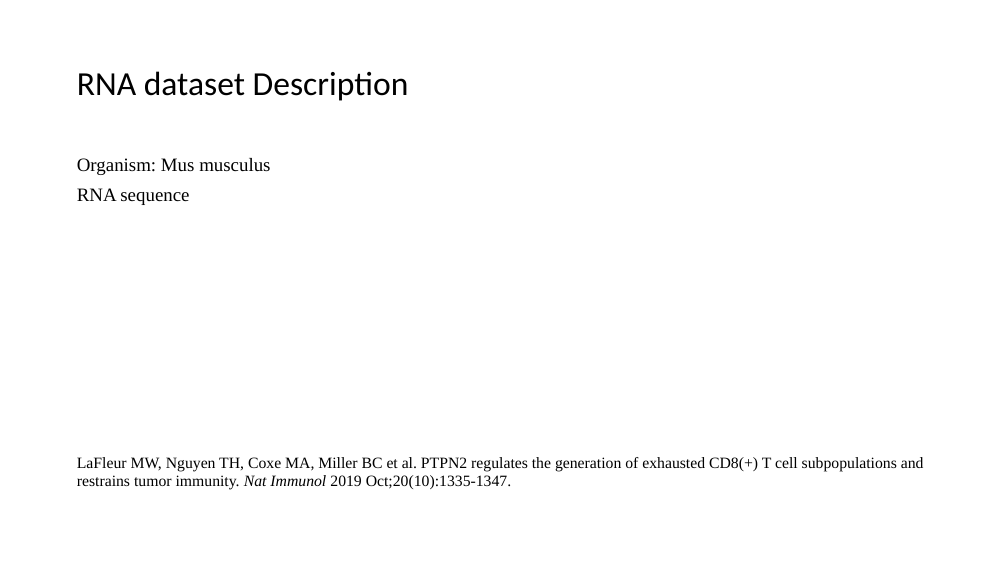
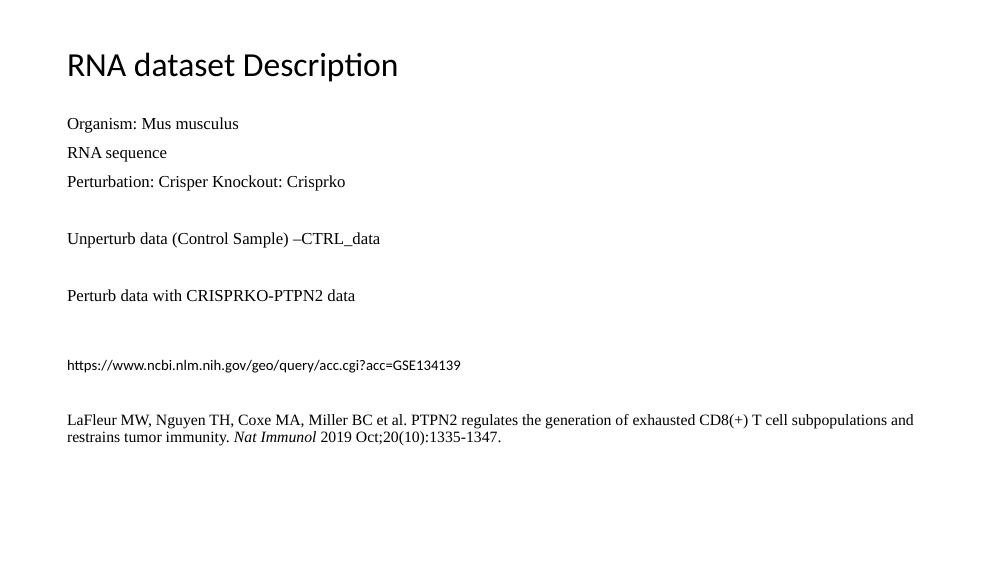
Before and after one commit to boabangf/GNN_RL_gene_trajectory_perturbation, a slide deck: slide 8 of ppt slides for omic codeathon (1).pptx (slide 9 before the commit). Drawn at 1008x567 pixels with LibreOffice and Linux fonts; fonts in the diff are those of the drawing. Boxes give left, top, right and bottom in pixels: in the first picture for what was removed or moved away, otherwise in the second. Text is boxed around its words. In the diff, an @@ line names an element or a change of style, - is before the commit and + after.

```diff
--- a/ppt slides for omic codeathon (1).pptx
+++ b/ppt slides for omic codeathon (1).pptx
@@ title "RNA dataset Description": place and size @@
-title "RNA dataset Description" at box(77, 71, 409, 101)
+title "RNA dataset Description" at box(67, 52, 399, 82)
@@ text "Organism: Mus musculus": place and size @@
-text "Organism: Mus musculus" at box(77, 158, 924, 489)
+text "Organism: Mus musculus" at box(67, 117, 914, 446)
@@ text at box(67, 117, 239, 162): size 18 to 16 pt in "Organism: Mus musculus", "RNA sequence" @@
@@ text at box(67, 175, 461, 373): paragraphs added @@
+Perturbation: Crisper Knockout: Crisprko
+Unperturb data (Control Sample) –CTRL_data
+Perturb data with CRISPRKO-PTPN2 data
+https://www.ncbi.nlm.nih.gov/geo/query/acc.cgi?acc=GSE134139
```
Also in this commit, not shown: 5 other slides changed, 2 slides added, 2 slides removed.
